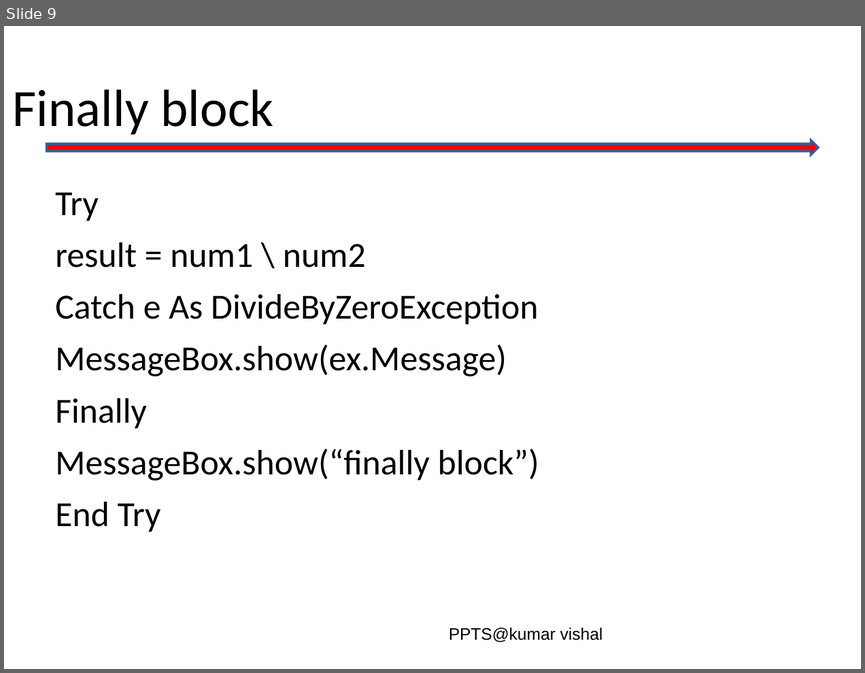
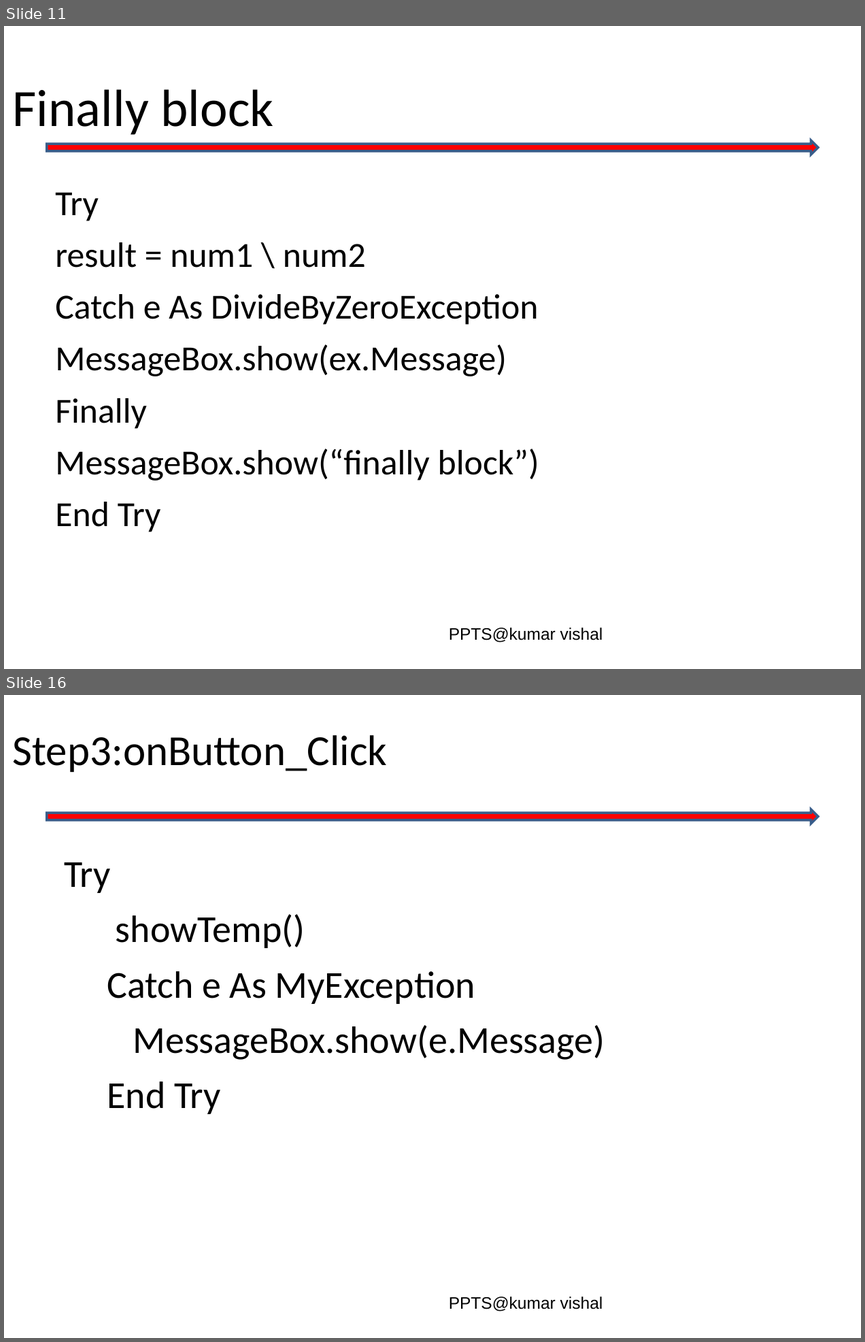
Before and after one commit to vishalamc/visualbasic, a slide deck: Exception handling.ppt. Shown one above the other, each under a label of ours: slide 9 before the commit, slides 11 and 16 after it; the slides between them are not shown. The pictures are 865x673 and 865x1342 pixels, drawn with LibreOffice and Linux fonts; fonts in the diff are those of the drawing; background and template pictures are left out. Boxes give left, top, right and bottom in pixels: in the first picture for what was removed or moved away, otherwise in the second. Text is boxed around its words. In the diff, an @@ line names an element or a change of style, - is before the commit and + after.

```diff
--- a/Exception handling.ppt
+++ b/Exception handling.ppt
@@ slide 16 added at bbox=[4, 695, 861, 1338], background #FFFFFF; not listed: 2 template elements that a slide beside it also shows @@
@@ title added at bbox=[13, 735, 388, 772], 36 pt, text #000000 @@
+Step3:onButton_Click
@@ text added at bbox=[64, 862, 604, 1114], 32 pt, text #000000 @@
+Try
+showTemp()
+Catch e As MyException
+MessageBox.show(e.Message)
+End Try
@@ what was slide 9 is now slide 11 @@
```
Also in this commit, not shown: 4 slides changed, 6 other slides added, 1 slide removed, 7 other files.
